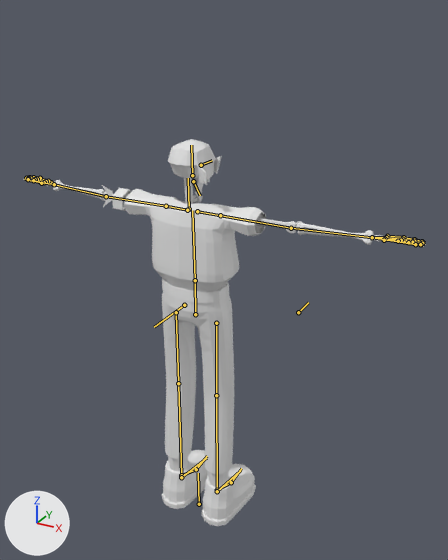
An edit to the Blender file art/animations/characters/charon/charon_bowling_bow_anim.blend, drawn before and after from the same camera.
The view is the same before and after, from a 50 mm camera at (1.31, -2.11, 2.35) aimed at (0.15, 0.0, 1.3). Every picture has the same lights, and +X, +Y and +Z are marked at lower left. The picture after the commit comes second. The bones that change, and the others that lie on the model, are drawn over the model as lines.

Names of what the first picture shows: 'Charon'.
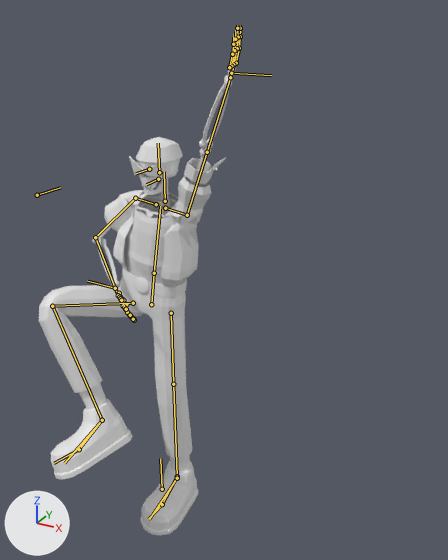
Commit message: Updating animation

The newer file adds an action. The first version stands in its rest pose; the second is drawn at frame 56 of the action 'Bow Anim 2'.

Edits to the scene script, one JSON object a line:
```json
{"block": "bone_root", "where": "bone_root = bpy.data.objects['Armature'].pose.bones['root']"}
{"op": "set", "path": "bone_root.location", "old": "(0.0, 0.0, 0.0)", "new": "(-0.229, 0.0, 0.0)"}
{"op": "set", "path": "bone_root.rotation_quaternion", "old": "(1.0, 0.0, 0.0, 0.0)", "new": "(0.0, 0.0, 1.0, 0.0)", "note": "degrees (0, 0, 0) -> degrees (0, 180, 0)"}
{"block": "bone_pelvis", "where": "bone_pelvis = bpy.data.objects['Armature'].pose.bones['pelvis']  # child of 'root'"}
{"op": "set", "path": "bone_pelvis.rotation_quaternion", "old": "(1.0, 0.0, 0.0, 0.0)", "new": "(0.997, 0.0, 0.0, 0.071)", "note": "degrees (0, 0, 0) -> degrees (0, 0, 8)"}
{"block": "bone_neck", "where": "bone_neck = bpy.data.objects['Armature'].pose.bones['neck']  # child of 'spine.1'"}
{"op": "set", "path": "bone_neck.rotation_quaternion", "old": "(1.0, 0.0, 0.0, 0.0)", "new": "(0.998, 0.0, -0.001, -0.07)", "note": "degrees (0, 0, 0) -> degrees (0, 0, -8)"}
{"block": "bone_jaw", "where": "bone_jaw = bpy.data.objects['Armature'].pose.bones['jaw']  # child of 'head'"}
{"op": "set", "path": "bone_jaw.rotation_quaternion", "old": "(1.0, 0.0, 0.0, 0.0)", "new": "(0.895, 0.446, 0.0, 0.0)", "note": "degrees (0, 0, 0) -> degrees (53, 0, 0)"}
{"block": "bone_hand_r", "where": "bone_hand_r = bpy.data.objects['Armature'].pose.bones['hand.r']  # child of 'forearm.r'"}
{"op": "set", "path": "bone_hand_r.rotation_quaternion", "old": "(1.0, 0.0, 0.0, 0.0)", "new": "(0.701, 0.085, 0.702, -0.092)", "note": "degrees (0, 0, 0) -> degrees (87, 91, 72)"}
{"block": "bone_hand_l", "where": "bone_hand_l = bpy.data.objects['Armature'].pose.bones['hand.l']  # child of 'forearm.l'"}
{"op": "set", "path": "bone_hand_l.rotation_quaternion", "old": "(1.0, 0.0, 0.0, 0.0)", "new": "(0.701, 0.085, -0.702, 0.092)", "note": "degrees (0, 0, 0) -> degrees (87, -91, -72)"}
{"block": "bone_ik_arm_r", "where": "bone_ik_arm_r = bpy.data.objects['Armature'].pose.bones['ik.arm.r']  # child of 'root'"}
{"op": "set", "path": "bone_ik_arm_r.location", "old": "(0.0, 0.0, 0.0)", "new": "(0.372, -0.695, -0.151)"}
{"block": "bone_elbow_r", "where": "bone_elbow_r = bpy.data.objects['Armature'].pose.bones['elbow.r']  # child of 'root'"}
{"op": "set", "path": "bone_elbow_r.location", "old": "(0.0, 0.0, 0.0)", "new": "(0.002, -0.914, -0.058)"}
{"block": "bone_knee_r", "where": "bone_knee_r = bpy.data.objects['Armature'].pose.bones['knee.r']  # child of 'root'"}
{"op": "set", "path": "bone_knee_r.location", "old": "(0.0, 0.0, 0.0)", "new": "(0.0, -0.133, 0.237)"}
{"block": "bone_ik_leg_r", "where": "bone_ik_leg_r = bpy.data.objects['Armature'].pose.bones['ik.leg.r']  # child of 'root'"}
{"op": "set", "path": "bone_ik_leg_r.location", "old": "(0.0, 0.0, 0.0)", "new": "(-0.582, 0.217, -0.042)"}
{"block": "bone_ik_arm_l", "where": "bone_ik_arm_l = bpy.data.objects['Armature'].pose.bones['ik.arm.l']  # child of 'root'"}
{"op": "set", "path": "bone_ik_arm_l.location", "old": "(0.0, 0.0, 0.0)", "new": "(0.538, -0.305, -0.127)"}
{"block": "bone_elbow_l", "where": "bone_elbow_l = bpy.data.objects['Armature'].pose.bones['elbow.l']  # child of 'root'"}
{"op": "set", "path": "bone_elbow_l.location", "old": "(0.0, 0.0, 0.0)", "new": "(-0.03, -0.76, -1.0)"}
```

Pixel boxes [x1, y1, x2, y2] of what changed, in the pictures (448 x 560 px):
```json
{"object": "Charon", "change": "posed", "before": [23, 139, 426, 526], "after": [39, 25, 242, 535], "on screen": "50% narrower, 32% taller"}
{"bone": "root", "before": "(199, 504) to (198, 473)", "after": "(162, 489) to (160, 458)"}
{"bone": "pelvis", "before": "(195, 314) to (195, 280)", "after": "(151, 304) to (154, 273)"}
{"bone": "neck", "before": "(189, 209) to (188, 178)", "after": "(165, 201) to (164, 171)"}
{"bone": "jaw", "before": "(193, 181) to (200, 195)", "after": "(158, 179) to (146, 184)"}
{"bone": "hand.r", "before": "(372, 237) to (387, 237)", "after": "(115, 288) to (119, 298)"}
{"bone": "hand.l", "before": "(54, 184) to (45, 181)", "after": "(230, 77) to (234, 63)"}
{"bone": "ik.arm.r", "before": "(372, 237) to (415, 244)", "after": "(115, 288) to (87, 281)"}
{"bone": "elbow.r", "before": "(184, 305) to (154, 327)", "after": "(37, 195) to (60, 187)"}
{"bone": "ik.leg.r", "before": "(217, 491) to (240, 470)", "after": "(102, 420) to (64, 463)"}
{"bone": "ik.arm.l", "before": "(54, 184) to (30, 180)", "after": "(231, 73) to (271, 75)"}
```
